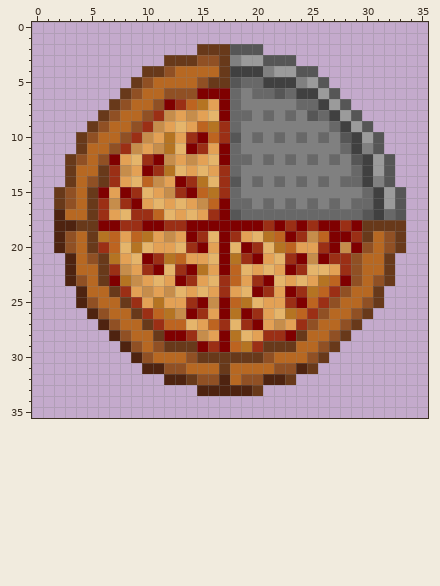
Pixel-art sprite -- Assets/Sprites/Threequarterspizza.png. The picture above is the old version.
The file is 36x36 pixels.
And afterwards:
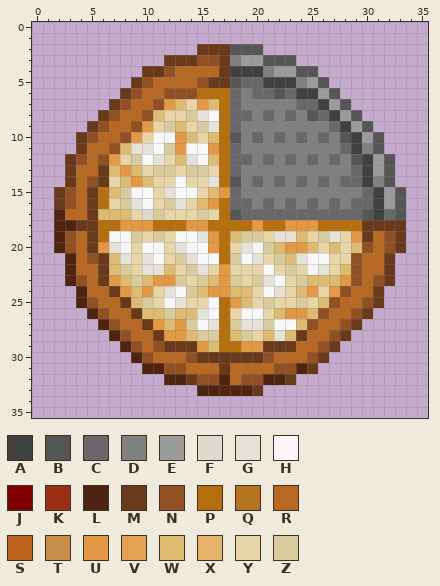
Palette (. is transparent): A #404040  B #565656  C #686868  D #808080  E #9b9b9b  F #dddad2  G #e5e2da  H #f8f8fa  J #7f0000  K #9b2f15  L #4e2310  M #68391a  N #905024  P #b56f0e  Q #b57422  R #b76822  S #bd6420  T #c68d4b  U #e29844  V #e3a155  W #ddbb73  X #e5b56b  Y #e8d6a8  Z #d8cb9e
Edits made:
y 6: x 15..17 JJJ -> PPP
y 7: x 12..17 JKSQVJ -> UWYUWP
y 8: x 11..17 KTVTVXJ -> WYYZGHP
y 9: x 10..17 KTVXVSQK -> UYZWYZGP
y 10: x 9..17 KTVQVKJSK -> UYHHUWYWP
y 11: x 8..17 KTVTQXJKVJ -> WGGHZUHHUP
y 12: x 7..17 JVXKJTVTVXJ -> UYZHGYWGHWP
y 13: x 7..17 KTVJKQXVXVK -> WUWYZZYZZYP
y 14: x 7..17 KVXSTVJKQXK -> YWUWYYHYYGP
y 15: x 6..17 JVJKXVTKJSQK -> PWZHHYGHHYWU
y 16: x 6..17 KTKJVXVXVTSJ -> PYZGHYZGYWUP
y 17: x 6..17 KVXKKSXVXVKJ -> WWWYFZYYYZYP
y 18: x 6..29 JJKKJJKKJJJJJJJKJKJKJJKJ -> PPUUUPPPUUPPPPUPPUUUPPPP
y 19: x 6..29 QSVSQVTVJKXJKVXQSJKTSJJK -> PHHZYZYHHGUPWZZYGGWYZGYU
y 20: x 6..29 KSXQXVVXKJVJXJKXQSVVKJTJ -> UGHYHHYGHHUPYGHZWUUWYWYW
y 21: x 7..28 QVXJKQSVVXJQKJVXKJTJKK -> WGYGHYZGHHPZHGYZWGHHYY
y 22: x 7..28 KTVKJXKJQVJSXVXVJKXXVK -> WZYGGWYZGYUYYYHYZYHGYW
y 23: x 7..28 JQTVXVJKVXKSVKJXVXVQSJ -> UWZWUUZYZWUZYZGHYZWWWU
y 24: x 8..27 KVTVTXVXVKVXJKVJKQSK -> UWUYGHZWUUWWYHGYWUYU
y 25: x 9..26 KVQVVKJTJSQXVVKJSK -> WZYHGYYHPUWYZYYZYW
y 26: x 10..25 KSQTJKVJQJKVXQSK -> WWZWWGHPYHHYWUUW
y 27: x 11..24 KSSXVSKXKJVTVK -> UWUZHGPZGGZHHW
y 28: x 12..23 JJKTVJQXVKKJ -> UUWZZPWZYWGW
y 29: x 15..20 JKJSQK -> UWPPUU
Boxes around the changes in both pictures, in picture pixels (x1, y1, x2, y2):
changed: (98, 88, 362, 352)
